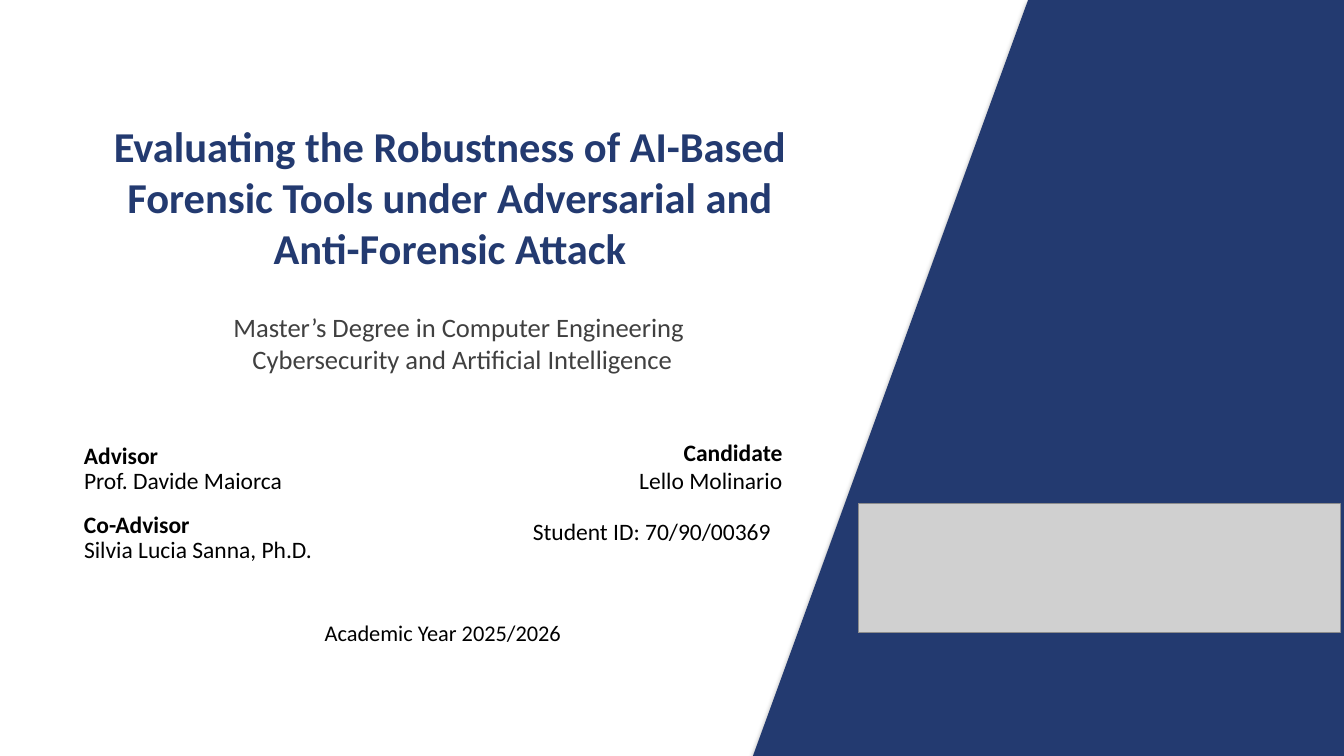
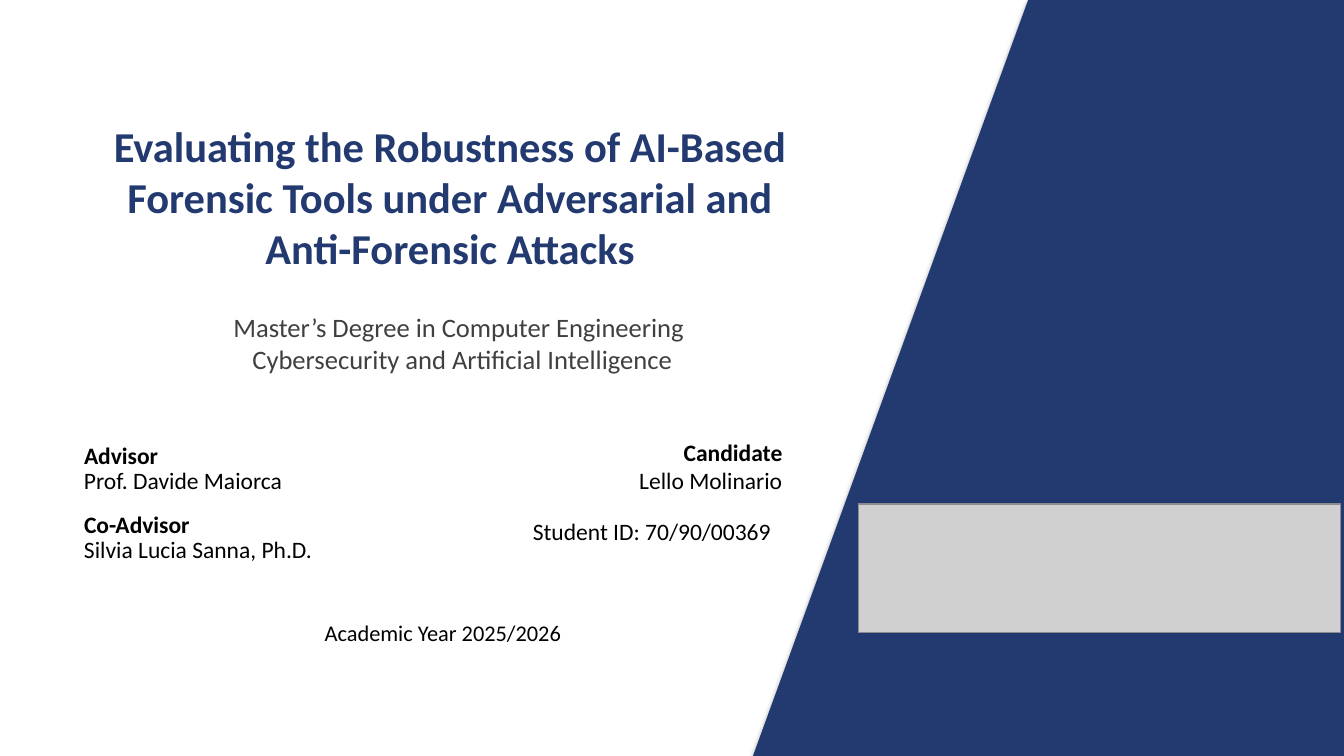
Before and after one commit to lmolinario/Molinario_Thesis_Defense_2026, a slide deck: slide 1 of Molinario_Thesis_Defense_2026.pptx. Drawn at 1344x756 pixels with LibreOffice and Linux fonts; fonts in the diff are those of the drawing; grey boxes stand for pictures. Boxes give left, top, right and bottom in pixels: in the first picture for what was removed or moved away, otherwise in the second. Text is boxed around its words. In the diff, an @@ line names an element or a change of style, - is before the commit and + after.

```diff
--- a/Molinario_Thesis_Defense_2026.pptx
+++ b/Molinario_Thesis_Defense_2026.pptx
@@ text at (265, 234, 635, 265): text changed @@
-Anti-Forensic Attack
+Anti-Forensic Attacks
```
Also in this commit, not shown: 1 other slide changed, 18 slides added, 23 slides removed, 2 other files.
